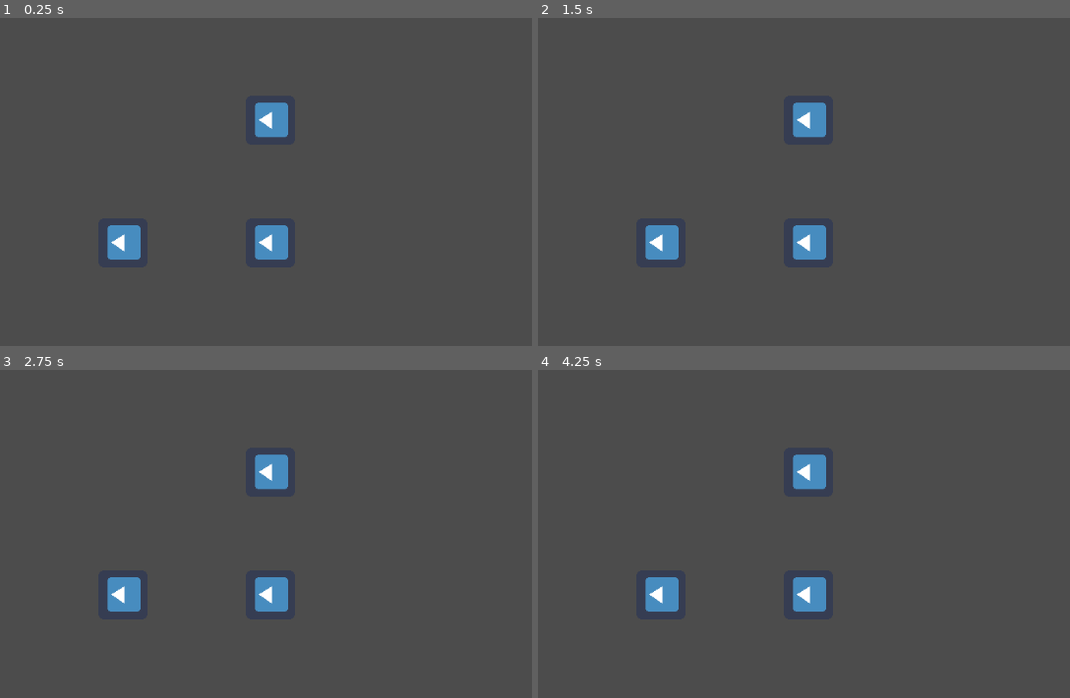
Above: before the commit, frames 1-4 (two rows, left to right).
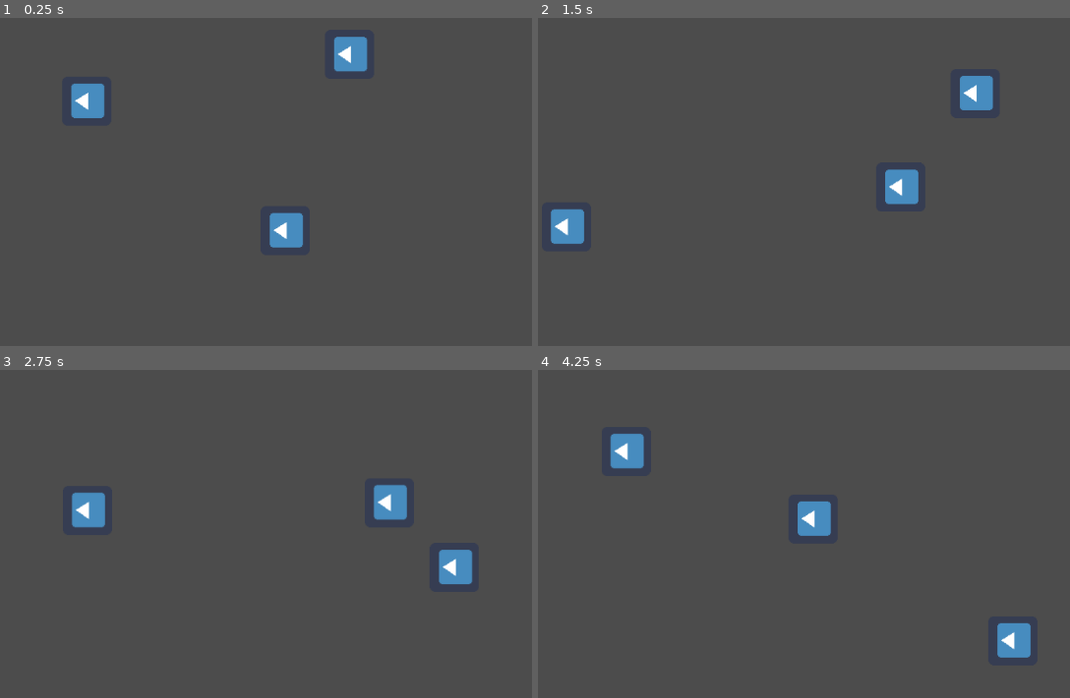
Above: after the commit, the same moments.

Repository: MxAshUp/godot-wild-jam-2
Game: Godot game, scene res://PrototypeScenes/PathTest.tscn
Two runs of this game, one before a commit and one after it. Both use one fixed random seed, a clock stepped at 60 frames per second and the inputs below. This scene is started directly instead of the project's main scene. The engine's default icon, where the game draws it, is replaced by a stand-in: a white triangle on a blue panel in a dark square.
Inputs:
- Up to frame 1 (0.25 s): no input
- Up to frame 2 (1.5 s): no input
- Up to frame 3 (2.75 s): no input
- Up to frame 4 (4.25 s): no input

The runs differ from the first frame. In frame 1, 3.6% of the frame differs, in the area x 13-70%, y 5-74%; in frame 2, 4.0%; in frame 3, 4.0%; in frame 4, 4.0%, in the area x 13-93%, y 19-88%.
Error before the commit: Invalid set index 'shape' (on base: 'null instance') with value of type 'CircleShape2D'. (res://Tools/Patrol.gd:23)

Commit message:
Test scene updates

Diff:
--- a/PrototypeScenes/PathFollow.tscn
+++ b/PrototypeScenes/PathFollow.tscn
@@ -1,7 +1,17 @@
-[gd_scene load_steps=3 format=2]
+[gd_scene load_steps=5 format=2]
 
 [ext_resource path="res://Tools/Patrol.gd" type="Script" id=1]
 [ext_resource path="res://icon.png" type="Texture" id=2]
+
+[sub_resource type="CircleShape2D" id=1]
+
+custom_solver_bias = 0.0
+radius = 100.0
+
+[sub_resource type="CircleShape2D" id=2]
+
+custom_solver_bias = 0.0
+radius = 32.0
 
 [node name="Node2D" type="Node2D"]
 script = ExtResource( 1 )
@@ -24,19 +34,34 @@
 [node name="Sprite" type="Sprite" parent="PathFollow2D"]
 texture = ExtResource( 2 )
 
-[node name="Area2D" type="Area2D" parent="PathFollow2D"]
+[node name="JumpArea" type="Area2D" parent="PathFollow2D"]
+editor/display_folded = true
 input_pickable = true
 gravity_vec = Vector2( 0, 1 )
 gravity = 98.0
 linear_damp = 0.1
 angular_damp = 1.0
+monitoring = false
 audio_bus_override = false
 audio_bus_name = "Master"
 _sections_unfolded = [ "Material", "Pause", "Script", "Visibility" ]
 
-[node name="CollisionShape2D" type="CollisionShape2D" parent="PathFollow2D/Area2D"]
+[node name="CollisionShape2D" type="CollisionShape2D" parent="PathFollow2D/JumpArea"]
 visible = false
+shape = SubResource( 1 )
 _sections_unfolded = [ "shape" ]
 
-[connection signal="area_entered" from="PathFollow2D/Area2D" to="." method="_on_Area2D_area_entered"]
-[connection signal="area_exited" from="PathFollow2D/Area2D" to="." method="_on_Area2D_area_exited"]
+[node name="StaticBody" type="StaticBody2D" parent="PathFollow2D"]
+editor/display_folded = true
+input_pickable = false
+collision_layer = 1
+collision_mask = 1
+constant_linear_velocity = Vector2( 0, 0 )
+constant_angular_velocity = 0.0
+physics_material_override = null
+
+[node name="CollisionShape2D" type="CollisionShape2D" parent="PathFollow2D/StaticBody"]
+shape = SubResource( 2 )
+
+[connection signal="body_entered" from="PathFollow2D/JumpArea" to="." method="_on_JumpArea_body_entered"]
+[connection signal="body_exited" from="PathFollow2D/JumpArea" to="." method="_on_JumpArea_body_exited"]
--- a/PrototypeScenes/PathTest.tscn
+++ b/PrototypeScenes/PathTest.tscn
@@ -28,6 +28,7 @@
 [node name="Node2D2" parent="." instance=ExtResource( 1 )]
 position = Vector2( 352, 240 )
 preview = true
+being_controlled = true
 
 [node name="Path2D" type="Path2D" parent="Node2D2"]
 self_modulate = Color( 0.5, 0.6, 1, 0.7 )
@@ -51,10 +52,3 @@
 [node name="Path2D" type="Path2D" parent="Node2D4"]
 self_modulate = Color( 0.5, 0.6, 1, 0.7 )
 curve = SubResource( 3 )
-
-[connection signal="area_entered" from="Node2D2/Path2D/PathFollow2D/Area2D" to="Node2D2" method="_on_Area2D_area_entered"]
-[connection signal="area_exited" from="Node2D2/Path2D/PathFollow2D/Area2D" to="Node2D2" method="_on_Area2D_area_exited"]
-[connection signal="area_entered" from="Node2D3/Path2D/PathFollow2D/Area2D" to="Node2D3" method="_on_Area2D_area_entered"]
-[connection signal="area_exited" from="Node2D3/Path2D/PathFollow2D/Area2D" to="Node2D3" method="_on_Area2D_area_exited"]
-[connection signal="area_entered" from="Node2D4/Path2D/PathFollow2D/Area2D" to="Node2D4" method="_on_Area2D_area_entered"]
-[connection signal="area_exited" from="Node2D4/Path2D/PathFollow2D/Area2D" to="Node2D4" method="_on_Area2D_area_exited"]
